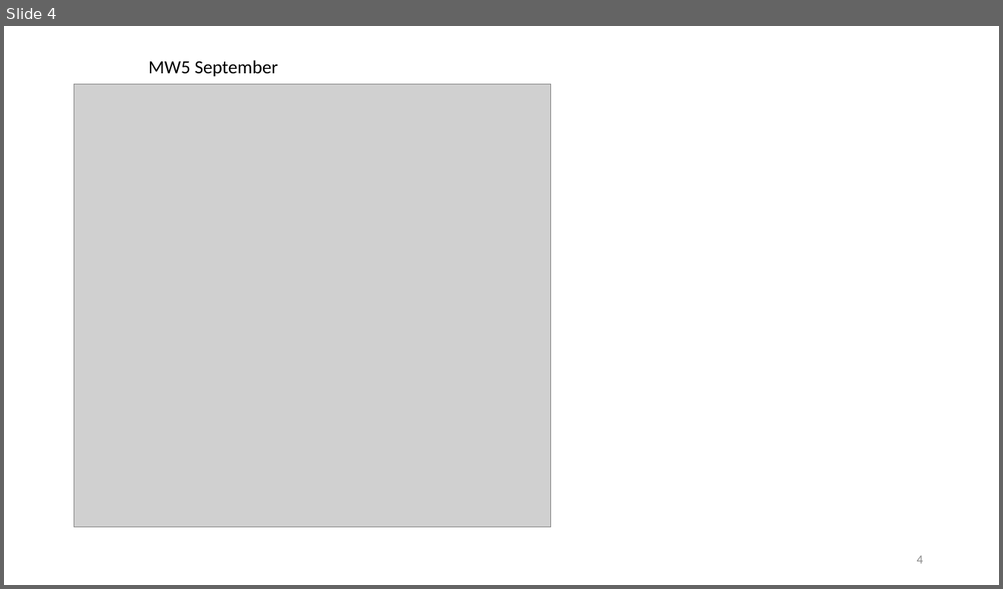
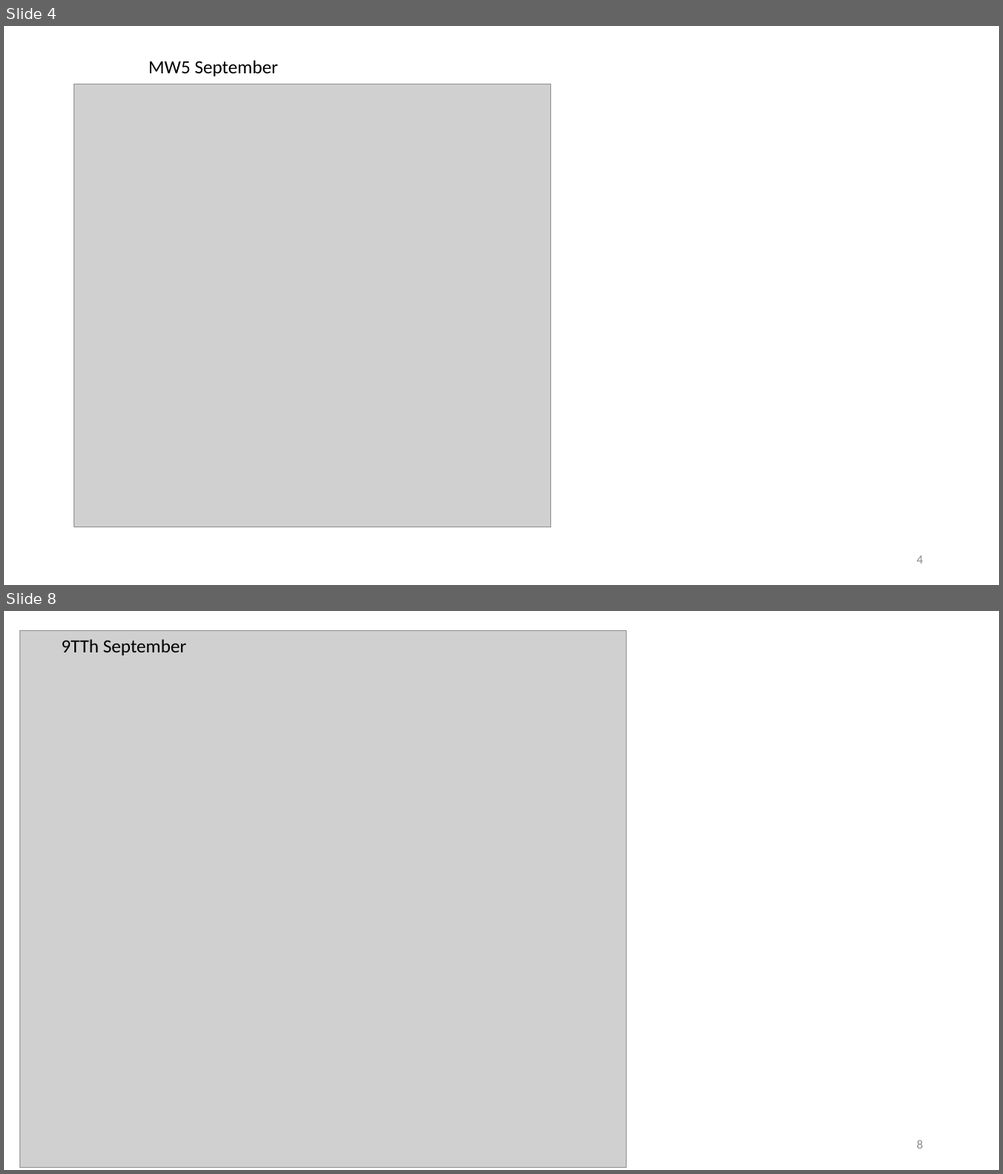
Before and after one commit to AnnieKArmstrong/mindmap, a slide deck: individualmaps.pptx. Shown one above the other, each under a label of ours: slide 4 before the commit, slides 4 and 8 after it; the slides between them are not shown. The pictures are 1003x589 and 1003x1174 pixels, drawn with LibreOffice and Linux fonts; fonts in the diff are those of the drawing; grey boxes stand for pictures. Boxes give left, top, right and bottom in pixels: in the first picture for what was removed or moved away, otherwise in the second. Text is boxed around its words. In the diff, an @@ line names an element or a change of style, - is before the commit and + after.

```diff
--- a/individualmaps.pptx
+++ b/individualmaps.pptx
@@ slide 8 added at (4, 611, 999, 1170), background #FFFFFF @@
@@ picture added at (20, 631, 626, 1168) @@
@@ text added at (61, 639, 187, 655), 18 pt, text #000000 @@
+9TTh September
@@ page number added at (916, 1140, 922, 1149), 12 pt, text #8C8C8C @@
+8
```
Also in this commit, not shown: 2 slides changed, 6 other slides added, 10 other files.
